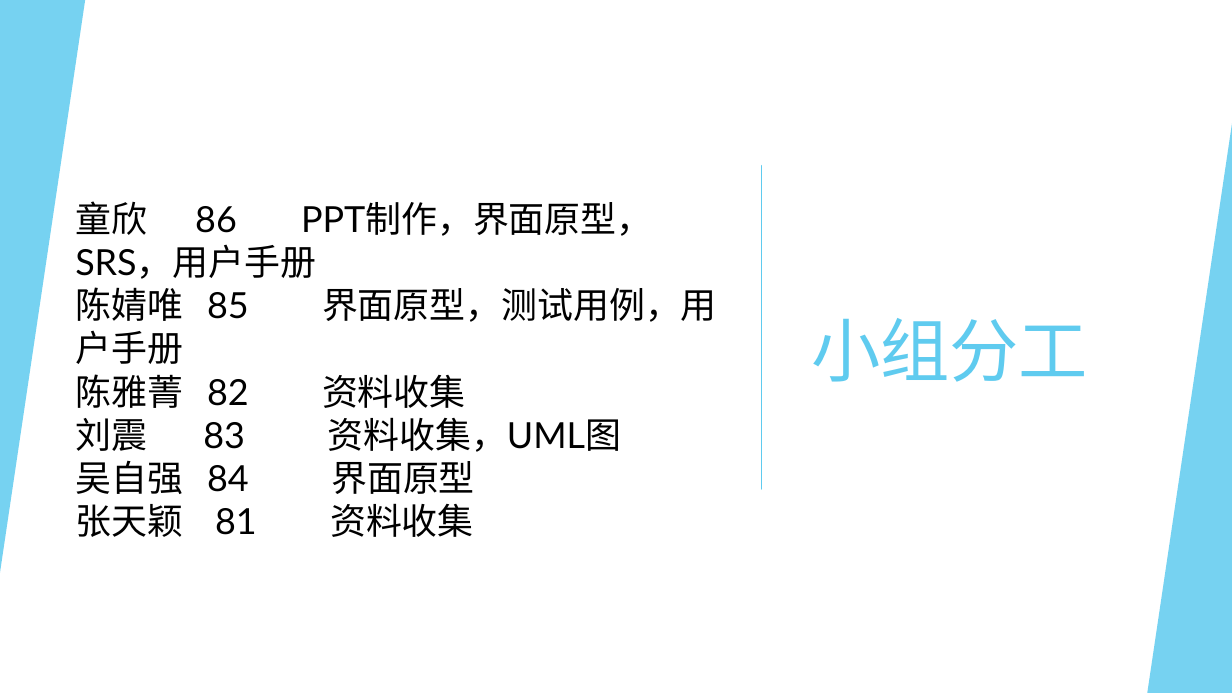
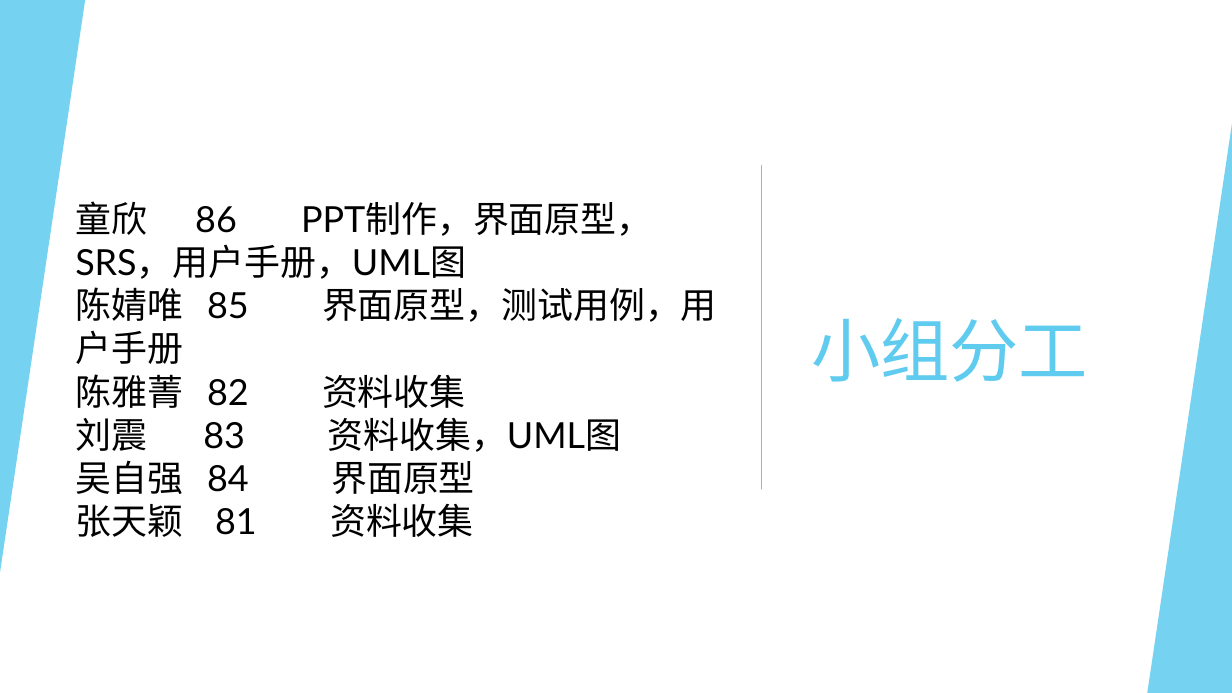
Before and after one commit to wyrda6/PRD2018-G17, a slide deck: slide 42 of 受控文档/需求规格说明书/软件需求规格说明书.pptx (slide 41 before the commit). Drawn at 1232x693 pixels with LibreOffice and Linux fonts; fonts in the diff are those of the drawing. Boxes give left, top, right and bottom in pixels: in the first picture for what was removed or moved away, otherwise in the second. Text is boxed around its words. In the diff, an @@ line names an element or a change of style, - is before the commit and + after.

```diff
--- a/受控文档/需求规格说明书/软件需求规格说明书.pptx
+++ b/受控文档/需求规格说明书/软件需求规格说明书.pptx
@@ text at (75, 201, 652, 279): text changed @@
-童欣 86 PPT制作，界面原型，SRS，用户手册
+童欣 86 PPT制作，界面原型，SRS，用户手册，UML图
```
Also in this commit, not shown: 3 other slides changed, 1 slide added, 1 other file.
